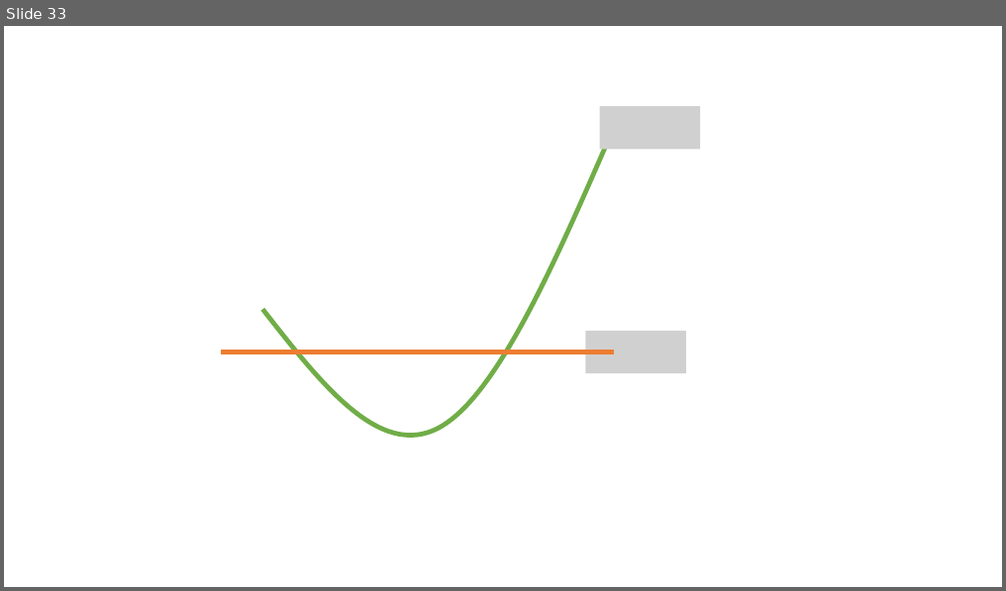
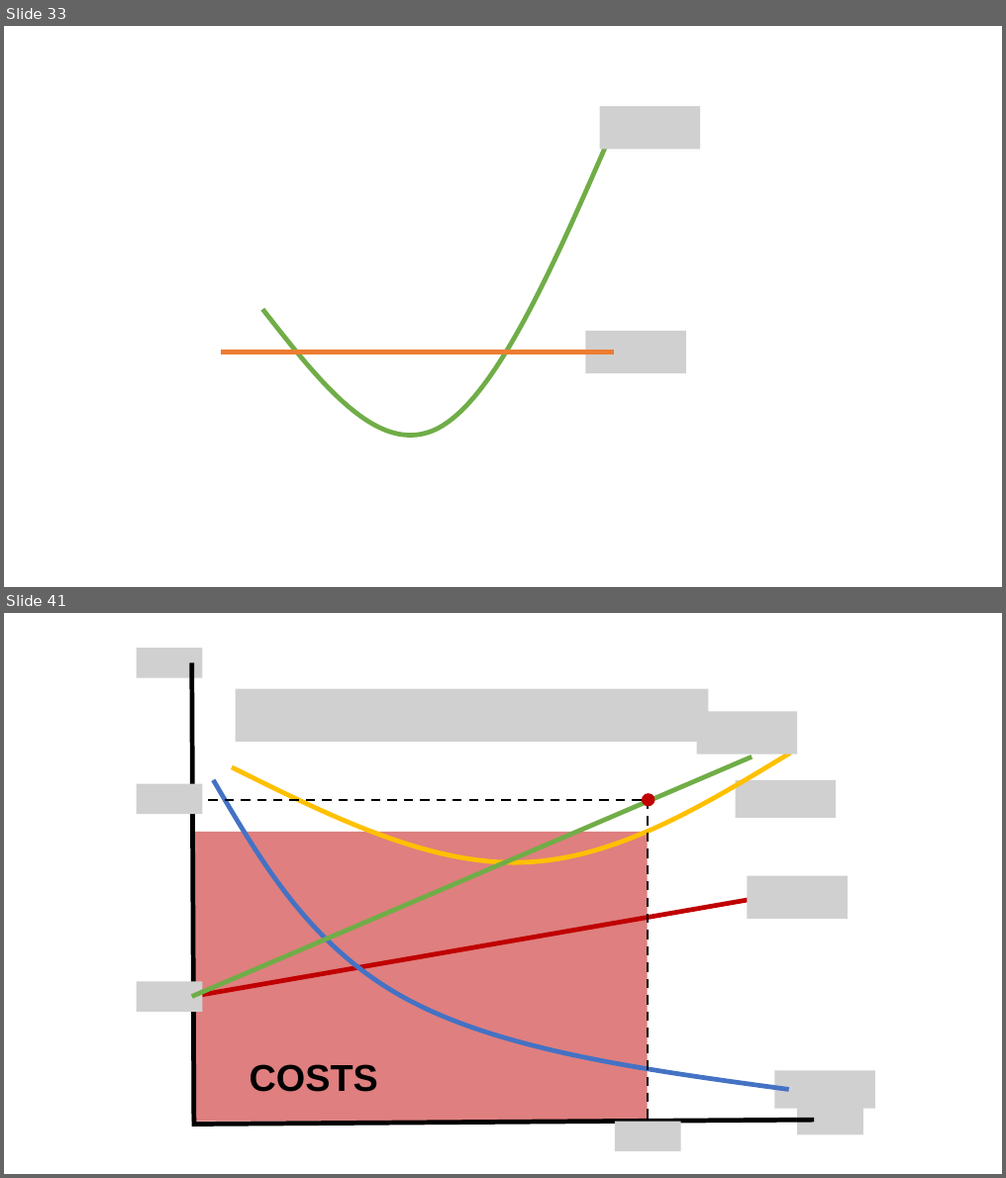
Before and after one commit to jrojas1003/EC-311, a slide deck: Slides/graph-maker.pptx. Shown one above the other, each under a label of ours: slide 33 before the commit, slides 33 and 41 after it; the slides between them are not shown. The pictures are 1006x591 and 1006x1178 pixels, drawn with LibreOffice and Linux fonts; fonts in the diff are those of the drawing; grey boxes stand for pictures. Boxes give left, top, right and bottom in pixels: in the first picture for what was removed or moved away, otherwise in the second. Text is boxed around its words. In the diff, an @@ line names an element or a change of style, - is before the commit and + after.

```diff
--- a/Slides/graph-maker.pptx
+++ b/Slides/graph-maker.pptx
@@ slide 41 added at (4,613,1002,1174), background #FFFFFF @@
@@ picture added at (137,649,202,678) @@
@@ freeform shape added at (192,663,814,1125), outline #000000 4.5 pt @@
@@ picture added at (236,688,709,742) @@
@@ picture added at (696,711,797,754) @@
@@ line added from (192, 997) to (751, 757), #70AD47 4.5 pt @@
@@ freeform shape added at (232,753,791,863), outline #FFC000 4.5 pt @@
@@ picture added at (137,783,202,814) @@
@@ freeform shape added at (214,780,789,1090), outline #4472C4 4.5 pt @@
@@ picture added at (736,780,836,817) @@
@@ line added from (192, 800) to (648, 800), #000000 2.25 pt dashed @@
@@ ellipse added at (642,794,653,806), fill #C00000, outline #C00000 1 pt @@
@@ line added from (648, 800) to (648, 1119), #000000 2.25 pt dashed @@
@@ rectangle added at (191,832,648,1121), fill #C00000 at 50% opacity @@
@@ picture added at (747,875,847,919) @@
@@ line added from (192, 997) to (764, 897), #C00000 4.5 pt @@
@@ picture added at (137,981,202,1011) @@
@@ text added at (250,1064,378,1092), 36 pt, text #000000, bold @@
+COSTS
@@ picture added at (775,1071,875,1109) @@
@@ picture added at (798,1105,863,1135) @@
@@ picture added at (615,1121,681,1152) @@
```
Also in this commit, not shown: 8 other slides added, 2 other files.
